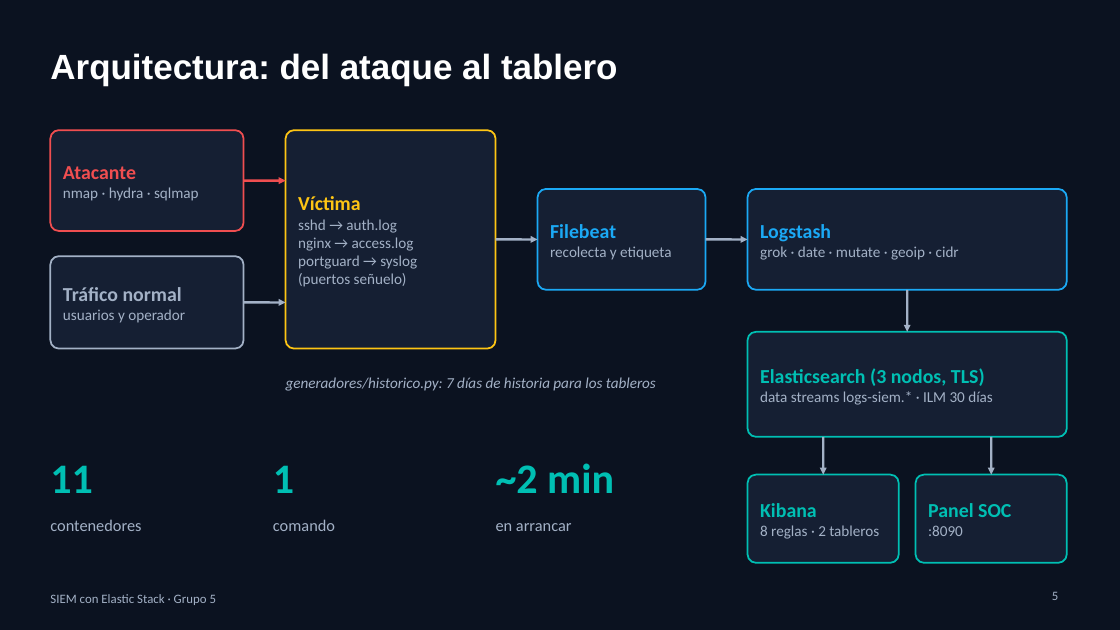
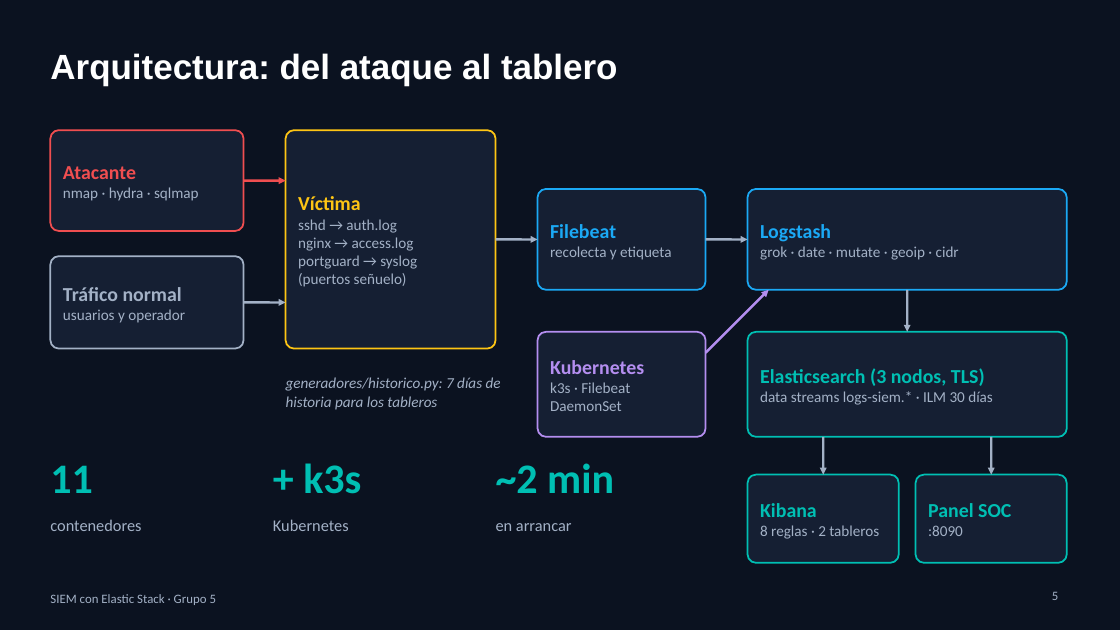
Before and after one commit to ballesterossmartsolutionssas/siem-elastic-grupo5, a slide deck: slide 5 of diapositivas/SIEM-Grupo5.pptx. Drawn at 1120x630 pixels with LibreOffice and Linux fonts; fonts in the diff are those of the drawing. Boxes give left, top, right and bottom in pixels: in the first picture for what was removed or moved away, otherwise in the second. Text is boxed around its words. In the diff, an @@ line names an element or a change of style, - is before the commit and + after.

Commit message:
Kubernetes como cuarta fuente, demo grabada con subtítulos y evidencias de ILM y errores
- kubernetes/ y scripts/kubernetes.sh: k3s con k3d en la red del SIEM, app de ejemplo y Filebeat como DaemonSet
- logstash/pipeline/50-k8s.conf: logs de los pods a logs-siem.k8s-default con metadatos y HTTP parseado
- scripts/grabar-demo.py: demo grabada sin audio, con subtítulos por parte (diapositivas/demo-SIEM-Grupo5.mp4)
- scripts/capturas.py: R8.1 ILM en warm/cold, R8.2 Kubernetes y R8.3 índice de errores
- Panel: fuente k8s en el stream; la prueba de ILM no cuenta como fuente; R8.8 no cuenta la demo
- Evaluación del dashboard ejecutivo con personas no técnicas (R8.6)
- Diapositivas, guion y README ajustados a la demo en video y a Kubernetes

```diff
--- a/diapositivas/SIEM-Grupo5.pptx
+++ b/diapositivas/SIEM-Grupo5.pptx
@@ arrow added from (706, 353) to (769, 290), #B48EF0 2 pt @@
@@ rounded rectangle added at bbox=[538, 332, 706, 437], fill #151F33, outline #B48EF0 1.5 pt @@
@@ text "generadores/historico.py: 7 días de historia ..." rewrapped from bbox=[286, 377, 656, 391] to bbox=[286, 377, 501, 410] @@
@@ text added at bbox=[550, 360, 644, 411], 13 pt, text #A3B1C6 @@
+Kubernetes
+k3s · Filebeat DaemonSet
@@ text at bbox=[303, 463, 361, 494]: text changed @@
-1
++ k3s
@@ text at bbox=[273, 519, 349, 531]: text changed @@
-comando
+Kubernetes
```
Also in this commit, not shown: 5 other slides changed, 26 other files.
